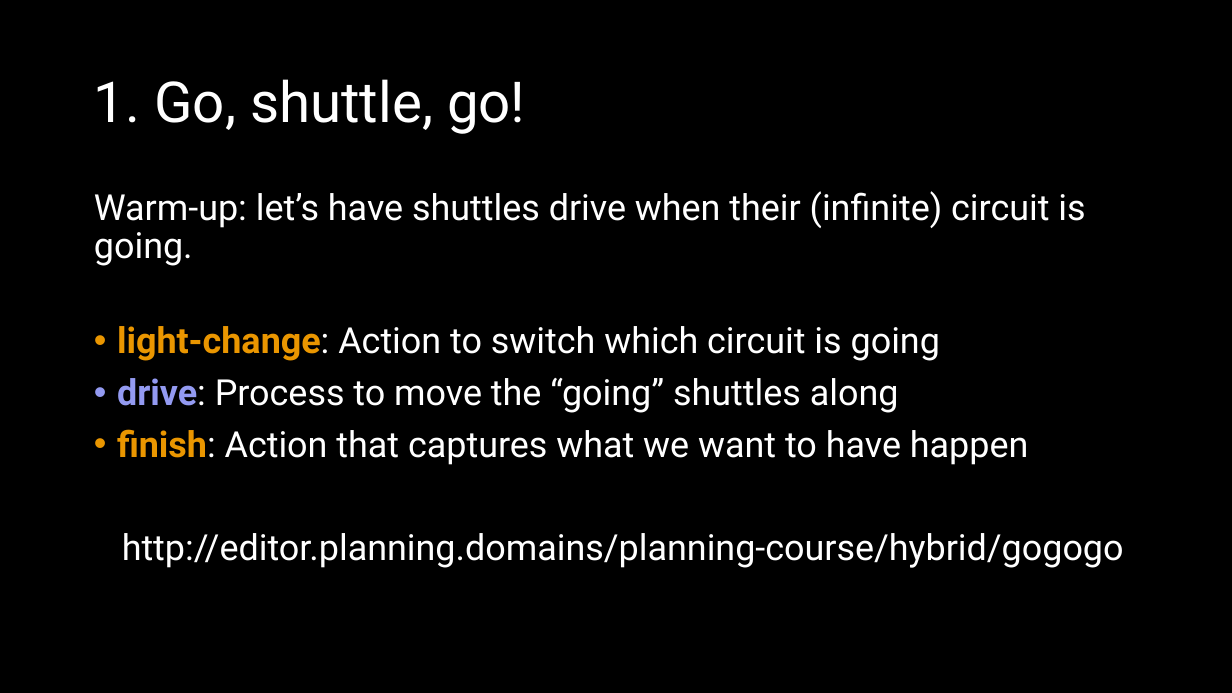
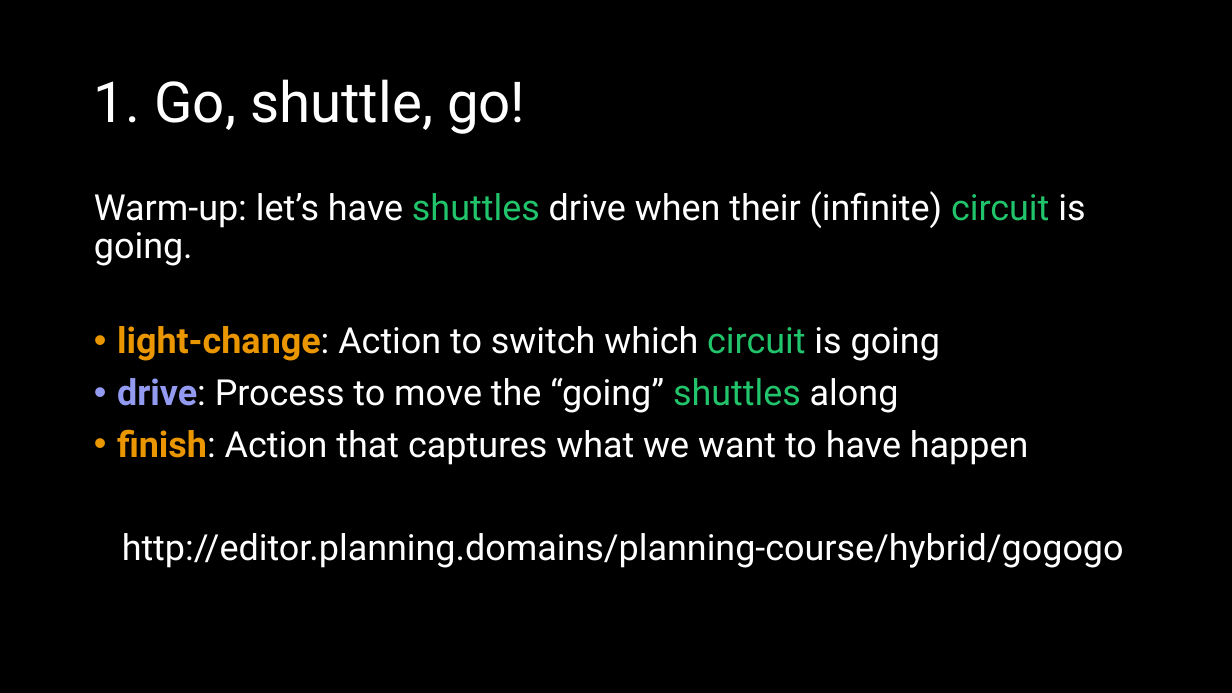
Before and after one commit to AI-Planning/modeling-in-pddl, a slide deck: slide 9 of exercises/cisc-813/hybrid/slides.pptx (slide 8 before the commit). Drawn at 1232x693 pixels with LibreOffice and Linux fonts; fonts in the diff are those of the drawing. Boxes give left, top, right and bottom in pixels: in the first picture for what was removed or moved away, otherwise in the second. Text is boxed around its words. In the diff, an @@ line names an element or a change of style, - is before the commit and + after.

```diff
--- a/exercises/cisc-813/hybrid/slides.pptx
+++ b/exercises/cisc-813/hybrid/slides.pptx
@@ text at bbox=[94, 191, 1085, 413]: text colour #FFFFFF to #21C46B in "shuttles circuit", "circuit", "shuttles" @@
```
Also in this commit, not shown: 4 other slides changed, 1 slide added.
